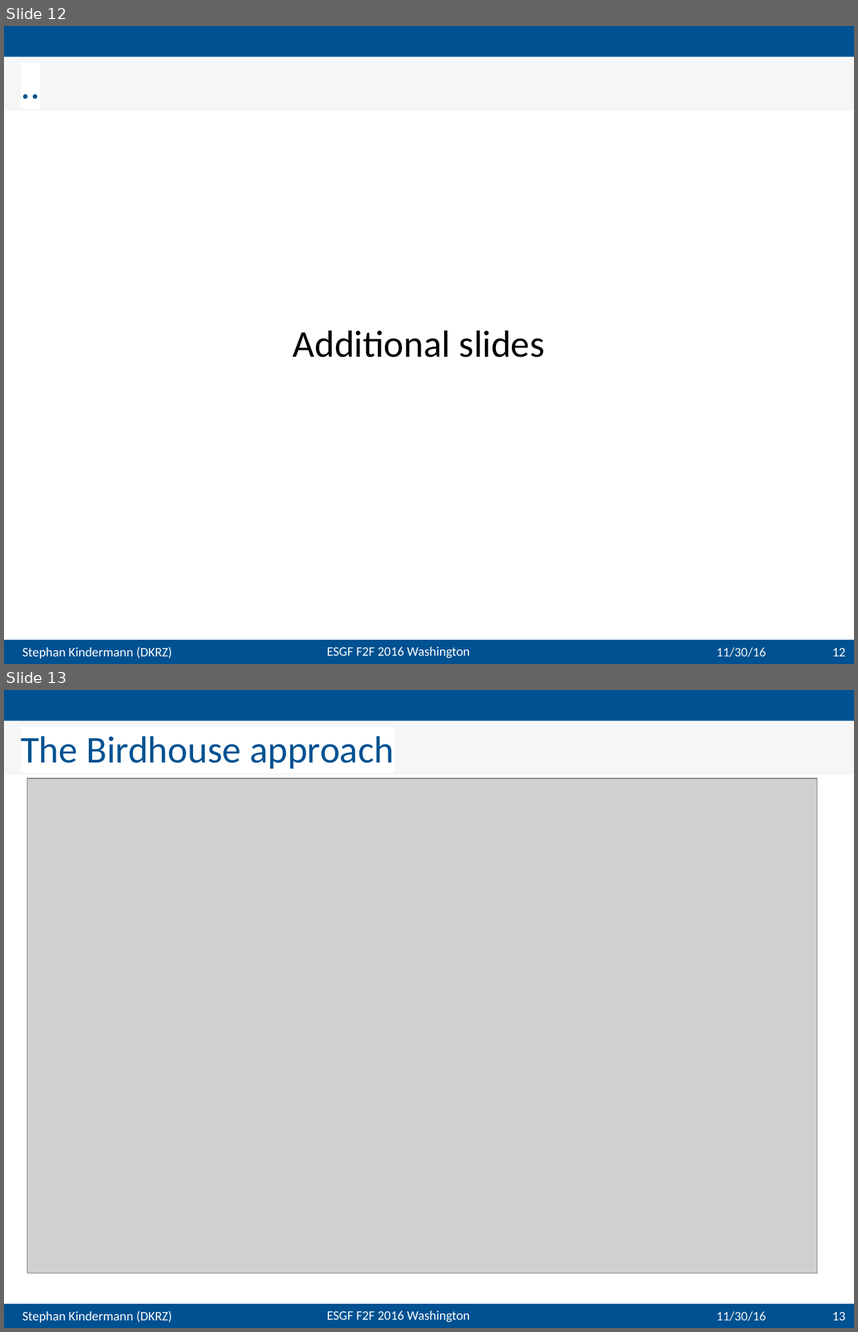
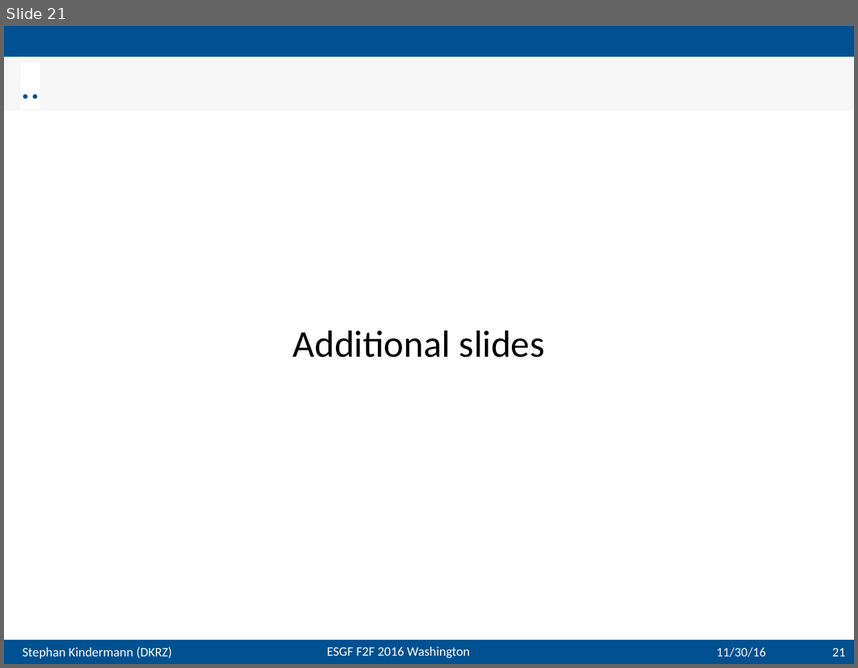
Before and after one commit to bird-house/birdhouse-docs, a slide deck: slides/birdhouse-esgf-f2f-2016/birdhouse-esgf-f2f-2016_dkrz.odp. Shown one above the other, each under a label of ours: slides 12 and 13 before the commit, slide 21 after it. The pictures are 858x1332 and 858x668 pixels, drawn with LibreOffice and Linux fonts; fonts in the diff are those of the drawing; grey boxes stand for pictures; background and template pictures are left out. Boxes give left, top, right and bottom in pixels: in the first picture for what was removed or moved away, otherwise in the second. Text is boxed around its words. In the diff, an @@ line names an element or a change of style, - is before the commit and + after.

```diff
--- a/slides/birdhouse-esgf-f2f-2016/birdhouse-esgf-f2f-2016_dkrz.odp
+++ b/slides/birdhouse-esgf-f2f-2016/birdhouse-esgf-f2f-2016_dkrz.odp
@@ slide 13 removed at [4, 690, 854, 1328], background #FFFFFF; not listed: 4 template elements that a slide beside it also shows @@
@@ title removed at [4, 720, 854, 774] @@
-The Birdhouse approach
@@ picture removed at [27, 778, 818, 1272] @@
@@ text removed at [717, 1311, 766, 1321] @@
-11/30/16
@@ page number removed at [833, 1312, 846, 1320] @@
-13
@@ what was slide 12 is now slide 21 @@
@@ page number at [833, 647, 846, 656]: text changed @@
-12
+21
```
Also in this commit, not shown: 10 slides added, 1 other slide removed.
